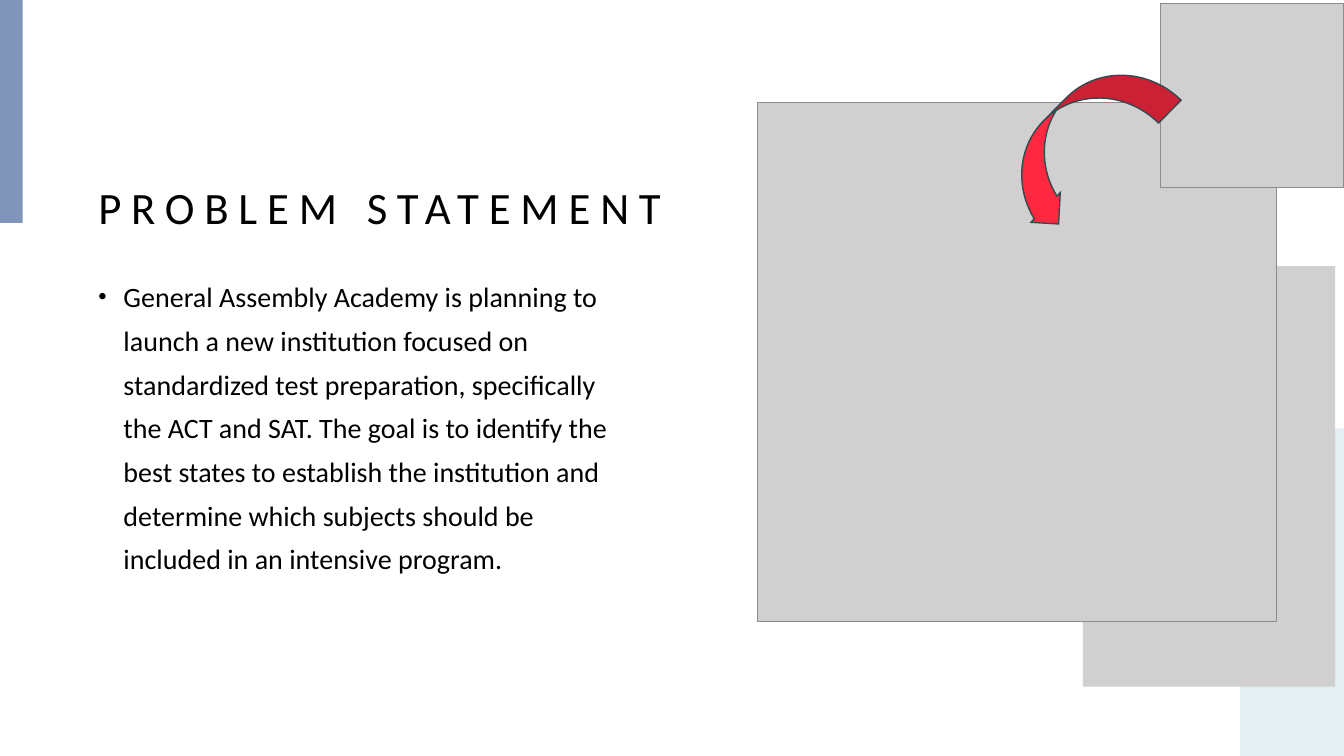
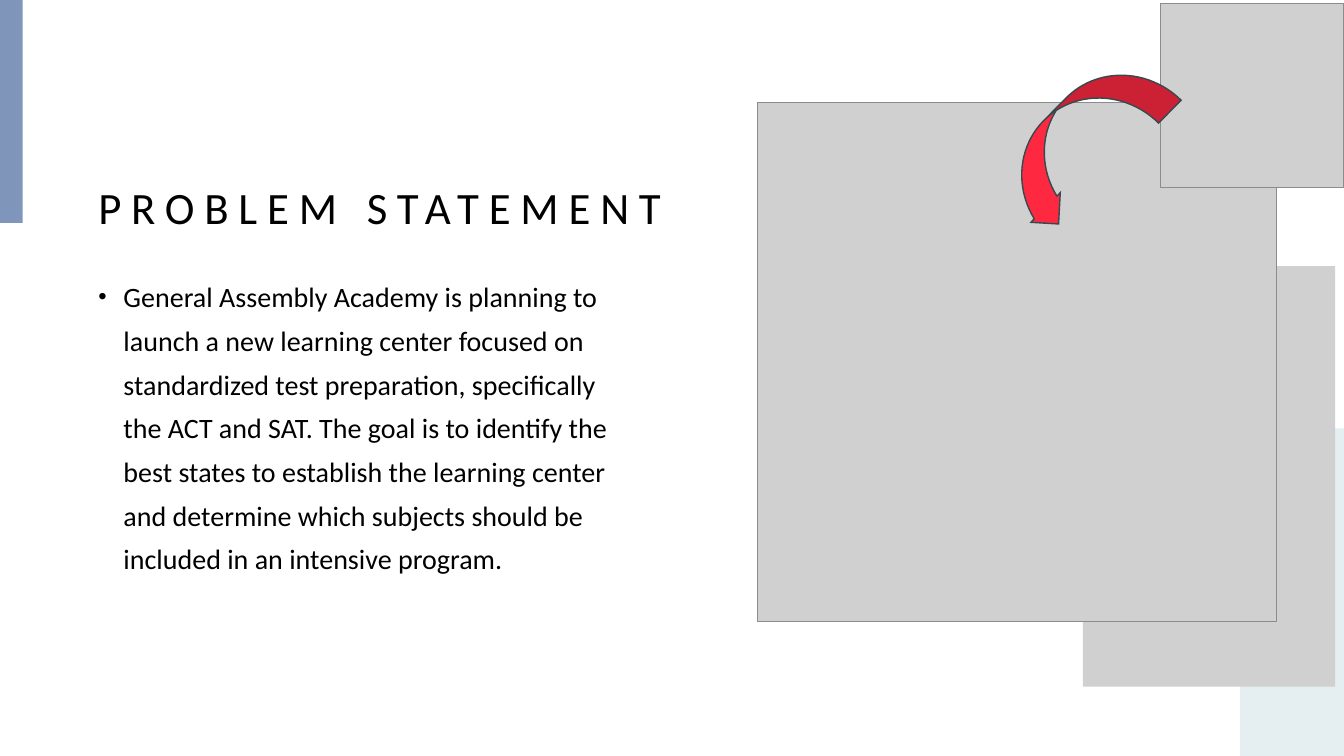
Before and after one commit to auttwitter/standardized-test-analysis, a slide deck: slide 2 of backup/Standardized Test Analysis.pptx. Drawn at 1344x756 pixels with LibreOffice and Linux fonts; fonts in the diff are those of the drawing; grey boxes stand for pictures; background and template pictures are left out. Boxes give left, top, right and bottom in pixels: in the first picture for what was removed or moved away, otherwise in the second. Text is boxed around its words. In the diff, an @@ line names an element or a change of style, - is before the commit and + after.

Commit message:
updated slide and correct typo

```diff
--- a/backup/Standardized Test Analysis.pptx
+++ b/backup/Standardized Test Analysis.pptx
@@ text at [123,287,607,574]: text changed @@
-• General Assembly Academy is planning to launch a new institution focused on standardized test preparation, specifically the ACT and SAT. The goal is to identify the best states to establish the institution and determine which subjects should be included in an intensive program.
+• General Assembly Academy is planning to launch a new learning center focused on standardized test preparation, specifically the ACT and SAT. The goal is to identify the best states to establish the learning center and determine which subjects should be included in an intensive program.
```
Also in this commit, not shown: 1 other slide changed, 1 slide added, 1 slide removed, 3 other files.
